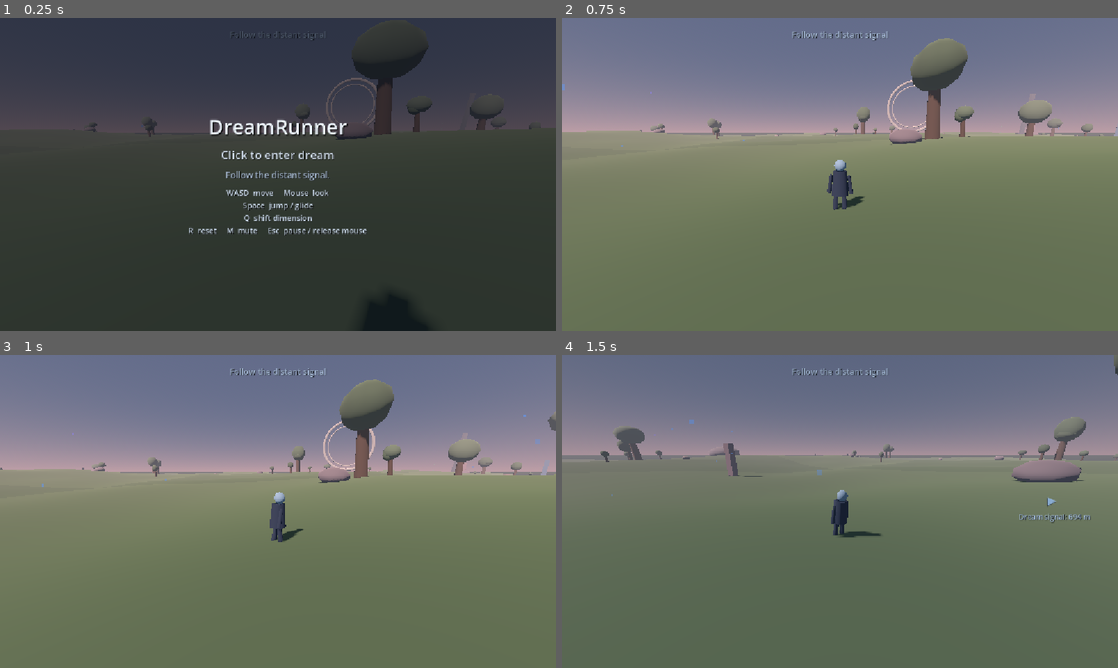
Above: before the commit, frames 1-4 (two rows, left to right).
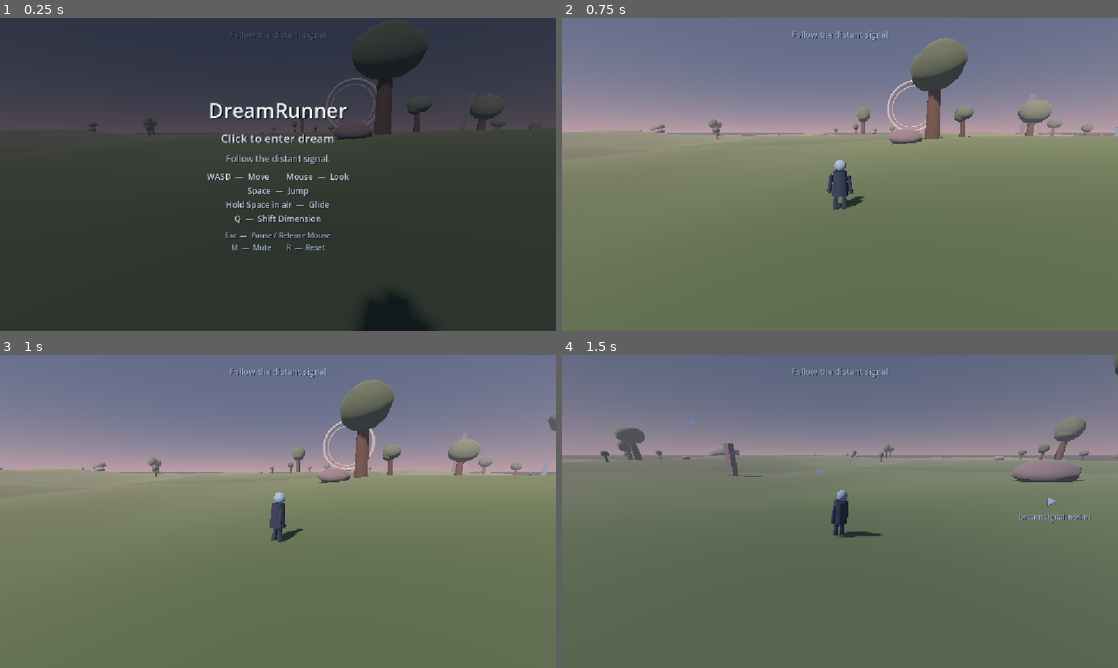
Above: after the commit, the same moments.

Repository: nimanimanima-rgb/DreamRunner
Game: Godot game, scene res://scenes/Game.tscn
Two runs of this game, one before a commit and one after it. Both use one fixed random seed, a clock stepped at 60 frames per second and the inputs below.
Inputs (mouse positions are in pixels of both pictures, inside the frame that each line leads up to):
- Up to frame 1 (0.25 s): no input
- Up to frame 2 (0.75 s): tap Enter at 0.5 s; move the mouse to (962, 158) at 0.52 s; hold D (move_right) from 0.53 s (still down); hold Space (jump) from 0.53 s (still down); click (962, 158) at 0.67 s
- Up to frame 3 (1 s): keep holding D (move_right); keep holding Space (jump)
- Up to frame 4 (1.5 s): move the mouse to (812, 511) at 1.27 s; release D (move_right) at 1.28 s; release Space (jump) at 1.28 s; hold W (move_forward) from 1.28 s (still down); tap Q (shift_dimension) at 1.35 s; click (812, 511) at 1.42 s

The runs differ from the first frame. In frame 1, 3.6% of the frame differs, in the area x 34-66%, y 27-75%; in frame 2, nothing differs; in frame 3, nothing differs; in frame 4, nothing differs.

Commit message:
Improve start overlay controls readability

Diff:
--- a/scenes/Game.tscn
+++ b/scenes/Game.tscn
@@ -362,9 +362,23 @@
 theme_override_colors/font_shadow_color = Color(0, 0, 0, 0.7)
 theme_override_constants/shadow_offset_x = 1
 theme_override_constants/shadow_offset_y = 1
-theme_override_font_sizes/font_size = 16
-text = "WASD  move     Mouse  look
-Space  jump / glide
-Q  shift dimension
-R  reset     M  mute     Esc  pause / release mouse"
-horizontal_alignment = 1
+theme_override_constants/line_spacing = 5
+theme_override_font_sizes/font_size = 17
+text = "WASD  —  Move        Mouse  —  Look
+Space  —  Jump
+Hold Space in air  —  Glide
+Q  —  Shift Dimension"
+horizontal_alignment = 1
+
+[node name="UtilityControls" type="Label" parent="StartOverlay/CenterContainer/Message"]
+mouse_filter = 2
+layout_mode = 2
+theme_override_colors/font_color = Color(0.68, 0.76, 0.86, 0.92)
+theme_override_colors/font_shadow_color = Color(0, 0, 0, 0.7)
+theme_override_constants/shadow_offset_x = 1
+theme_override_constants/shadow_offset_y = 1
+theme_override_constants/line_spacing = 3
+theme_override_font_sizes/font_size = 15
+text = "Esc  —  Pause / Release Mouse
+M  —  Mute        R  —  Reset"
+horizontal_alignment = 1
